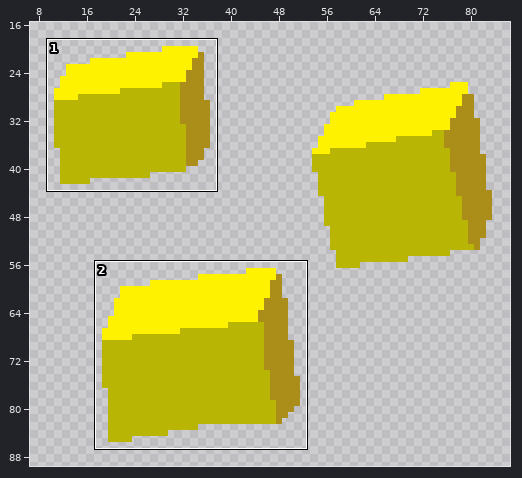
A sprite sheet gets an edit: terrain/ore.png. The picture above shows the old version from afar; the outline marks the close-up.
Close-up. Earlier state:
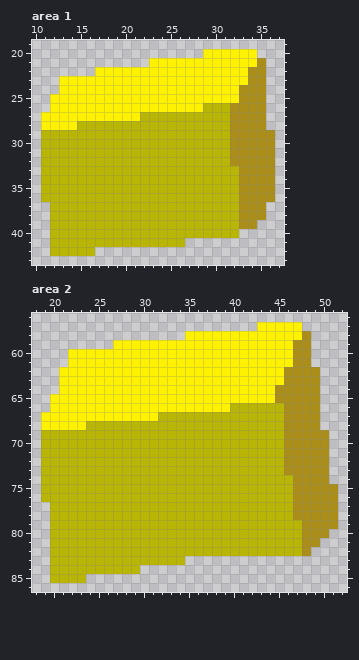
The file is 87x100 pixels. Shown: area 1: x 10..37, y 19..43; area 2: x 18..52, y 56..86. The wide view leaves out empty margins.
After:
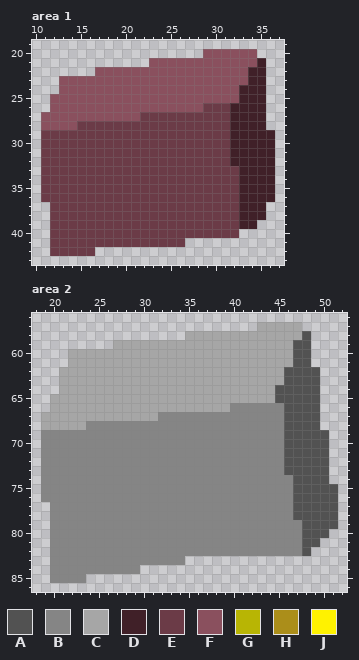
Palette (. is transparent): A #525252  B #858585  C #a6a6a6  D #402028  E #6b3b47  F #8a505e  G #b8b504  H #ab8e1a  J #fff200
The edit:
Changed rows in their new state; - is an unchanged pixel.
Area 1:
first column x 11:
20 ------------------FFFFFF--
21 ------------FFFFFFFFFFFFD-
22 ------FFFFFFFFFFFFFFFFFDD-
23 --FFFFFFFFFFFFFFFFFFFFFDD-
24 --FFFFFFFFFFFFFFFFFFFFDDD-
25 -FFFFFFFFFFFFFFFFFFFFFDDD-
26 -FFFFFFFFFFFFFFFFFEEEDDDD-
27 FFFFFFFFFFFEEEEEEEEEEDDDD-
28 FFFFEEEEEEEEEEEEEEEEEDDDD-
29 EEEEEEEEEEEEEEEEEEEEEDDDDD
30 EEEEEEEEEEEEEEEEEEEEEDDDDD
31 EEEEEEEEEEEEEEEEEEEEEDDDDD
32 EEEEEEEEEEEEEEEEEEEEEDDDDD
33 EEEEEEEEEEEEEEEEEEEEEEDDDD
34 EEEEEEEEEEEEEEEEEEEEEEDDDD
35 EEEEEEEEEEEEEEEEEEEEEEDDDD
36 EEEEEEEEEEEEEEEEEEEEEEDDDD
37 -EEEEEEEEEEEEEEEEEEEEEDDD-
38 -EEEEEEEEEEEEEEEEEEEEEDDD-
39 -EEEEEEEEEEEEEEEEEEEEEDD--
40 -EEEEEEEEEEEEEEEEEEEEE----
41 -EEEEEEEEEEEEEEE----------
42 -EEEEE--------------------
Area 2:
first column x 19:
57 ------------------------CCCCC----
58 ----------------CCCCCCCCCCCCCA---
59 --------CCCCCCCCCCCCCCCCCCCCAA---
60 ---CCCCCCCCCCCCCCCCCCCCCCCCCAA---
61 ---CCCCCCCCCCCCCCCCCCCCCCCCCAA---
62 --CCCCCCCCCCCCCCCCCCCCCCCCCAAAA--
63 --CCCCCCCCCCCCCCCCCCCCCCCCCAAAA--
64 --CCCCCCCCCCCCCCCCCCCCCCCCAAAAA--
65 -CCCCCCCCCCCCCCCCCCCCCCCCCAAAAA--
66 -CCCCCCCCCCCCCCCCCCCCBBBBBBAAAA--
67 CCCCCCCCCCCCCBBBBBBBBBBBBBBAAAA--
68 CCCCCBBBBBBBBBBBBBBBBBBBBBBAAAA--
69 BBBBBBBBBBBBBBBBBBBBBBBBBBBAAAAA-
70 BBBBBBBBBBBBBBBBBBBBBBBBBBBAAAAA-
71 BBBBBBBBBBBBBBBBBBBBBBBBBBBAAAAA-
72 BBBBBBBBBBBBBBBBBBBBBBBBBBBAAAAA-
73 BBBBBBBBBBBBBBBBBBBBBBBBBBBAAAAA-
74 BBBBBBBBBBBBBBBBBBBBBBBBBBBBAAAA-
75 BBBBBBBBBBBBBBBBBBBBBBBBBBBBAAAAA
76 BBBBBBBBBBBBBBBBBBBBBBBBBBBBAAAAA
77 -BBBBBBBBBBBBBBBBBBBBBBBBBBBAAAAA
78 -BBBBBBBBBBBBBBBBBBBBBBBBBBBAAAAA
79 -BBBBBBBBBBBBBBBBBBBBBBBBBBBBAAAA
80 -BBBBBBBBBBBBBBBBBBBBBBBBBBBBAAA-
81 -BBBBBBBBBBBBBBBBBBBBBBBBBBBBAA--
82 -BBBBBBBBBBBBBBBBBBBBBBBBBBBBA---
83 -BBBBBBBBBBBBBBB-----------------
84 -BBBBBBBBBB----------------------
85 -BBBB----------------------------
Pixel boxes of the changes (left, top, right, bottom) in both close-ups:
changed: (41, 49, 275, 256)
changed: (41, 322, 338, 583)
